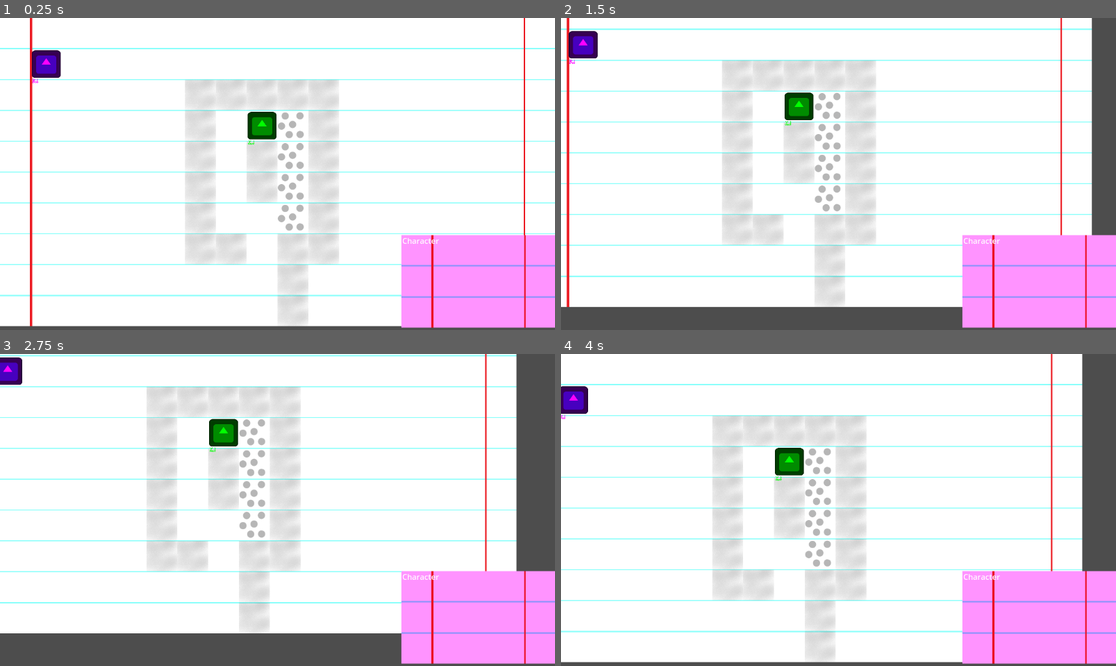
Above: before the commit, frames 1-4 (two rows, left to right).
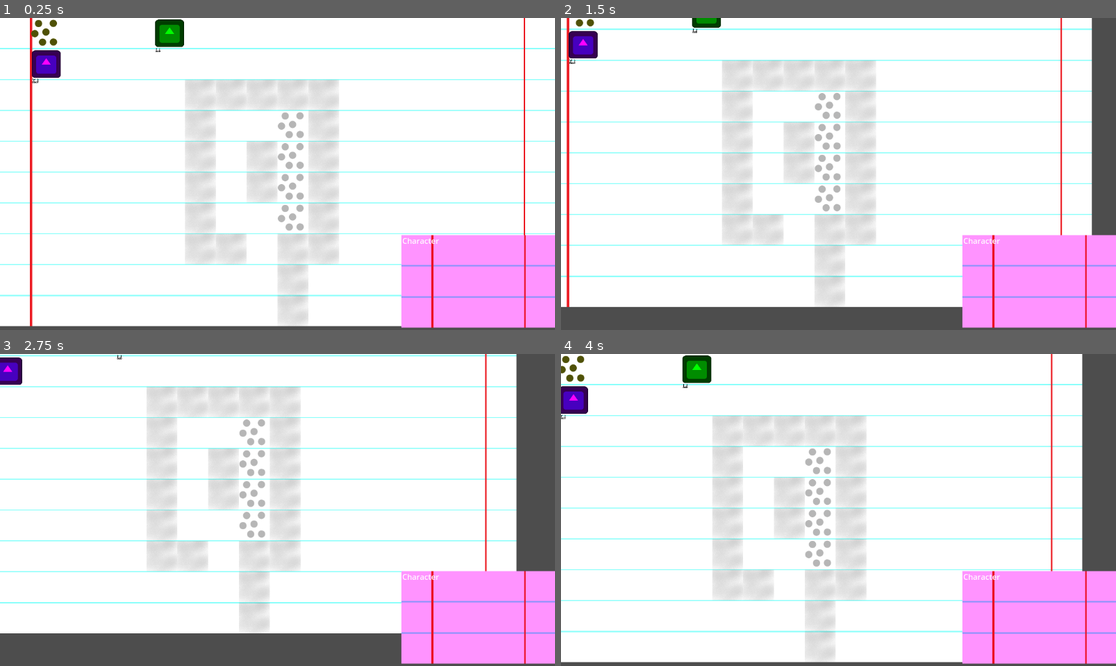
Above: after the commit, the same moments.

Repository: Deremade/CrayonMasters
Game: Godot game, scene res://camera.tscn
The game is run twice, just before and just after one commit, with the same random seed, the same clock (stepped at 60 frames per second) and the same inputs. The engine's default icon, where the game draws it, is replaced by a stand-in: a white triangle on a blue panel in a dark square.
Inputs (mouse positions are in pixels of both pictures, inside the frame that each line leads up to):
- Up to frame 1 (0.25 s): no input
- Up to frame 2 (1.5 s): tap Enter at 0.5 s; move the mouse to (960, 158) at 0.52 s; press the mouse at (960, 158) at 0.53 s; hold Right (ui_right) 0.53-1.28 s; tap Space at 1.25 s; move the mouse to (727, 189) at 1.27 s; release the mouse at (727, 189) at 1.28 s; hold Down (ui_down) from 1.28 s (still down); click (727, 189) at 1.35 s
- Up to frame 3 (2.75 s): tap Enter at 2 s; move the mouse to (333, 441) at 2.02 s; release Down (ui_down) at 2.03 s; press the mouse at (333, 441) at 2.03 s; hold Right (ui_right) from 2.03 s (still down)
- Up to frame 4 (4 s): tap Space at 2.75 s; move the mouse to (810, 572) at 2.77 s; release Right (ui_right) at 2.78 s; release the mouse at (810, 572) at 2.78 s; hold Up (ui_up) 2.78-3.53 s; click (810, 572) at 2.85 s; tap Enter at 3.5 s; move the mouse to (1005, 556) at 3.52 s; press the mouse at (1005, 556) at 3.53 s; hold Left (ui_left) from 3.53 s (still down)

The runs differ from the first frame. In frame 1, 1.1% of the frame differs, in the area x 5-50%, y 0-41%; in frame 2, 0.7%; in frame 3, 0.5%; in frame 4, 1.1%.

Commit message:
Basic Control Implementation
Player can control the characters and do basic actions (all print, no real effects)

This commit only deals with the basic control framework, and most of it is planned to be changed in the future

Diff:
--- /dev/null
+++ b/Characters/Abilities/Ability.gd
@@ -0,0 +1,13 @@
+class_name Ability extends Resource
+var name : String
+var reach : int
+
+func _init(set_name, set_reach):
+	name = set_name
+	reach = set_reach
+
+func _to_string():
+	return name
+
+func use_ability(tile : Tile):
+	pass
--- /dev/null
+++ b/Characters/Character.gd
@@ -0,0 +1,91 @@
+class_name Character extends MapItem
+
+#Movement
+var cur_path : Array
+var moves = 5
+#Actions
+var actions = 1
+var selcted_ability : Ability
+var is_moving : bool = false
+#Turns
+var is_turn : bool = false : set = set_turn
+signal change_turn
+
+#Character info
+@export var char_name : String
+
+func _ready():
+	grid_pos = start_pos
+	$RichTextLabel.text = char_name
+
+func continue_path():
+	if(moves > 0 && cur_path != []):
+		grid_pos = cur_path[0]
+		cur_path.remove_at(0)
+		moves -= 1
+	else:
+		$Timer.stop()
+
+func start_movement():
+	$Timer.start()
+
+func set_grid_pos(new_pos):
+	grid_pos = new_pos
+	position = (grid_pos*64)+Vector2i(32,32)
+
+func calc_tile_cost(tile : Tile):
+	return tile.cost
+
+func _on_paper_select_tile(t):
+	if(is_moving):
+		cur_path = get_parent().get_node("Paper").map_path(self, t)
+		start_movement()
+	if(selcted_ability != null):
+		selcted_ability.use_ability(t)
+
+func _on_timer_timeout():
+	continue_path()
+
+func set_turn(turn):
+	if(turn):
+		moves = 5
+		actions = 1
+	else :
+		if(cur_path != []):
+			start_movement()
+		is_moving = false
+		player_deselects_ability()
+	change_turn.emit(turn)
+	is_turn = turn
+
+func get_characters(reach = -1):
+	return get_parent().viable_targets(grid_pos, reach)
+
+func get_interactables(reach):
+	return get_parent().interactiables(grid_pos, reach)
+
+func player_selects_ability(a : Ability):
+	selcted_ability = a
+	for pt in get_characters(a.reach) :
+		pt.player_targeted(true)
+
+func player_deselects_ability():
+	selcted_ability = null
+	finish_ability(get_characters())
+
+func use_ability(target : Character):
+	if(actions > 0):
+		print(self, " uses ", selcted_ability, " on ", target)
+		actions -= 1
+	else :
+		print("NO ACTIONS AVAILABLE")
+
+func finish_ability(targets):
+	for t in targets:
+		t.player_targeted(false)
+
+func interact(item : Interactiable):
+	item.interact(self)
+
+func _to_string():
+	return char_name
--- a/Characters/Character.tscn
+++ b/Characters/Character.tscn
@@ -1,19 +1,21 @@
-[gd_scene load_steps=4 format=3 uid="uid://bgp7v5wavpurg"]
+[gd_scene load_steps=5 format=3 uid="uid://bgp7v5wavpurg"]
 
 [ext_resource type="Texture2D" uid="uid://s7caqo2ckcrj" path="res://Characters/icon.svg" id="1_ikga5"]
-[ext_resource type="Script" path="res://Notebook/MapItem.gd" id="2_6bs5p"]
+[ext_resource type="Script" path="res://Characters/Character.gd" id="2_47b8u"]
 [ext_resource type="FontFile" uid="uid://cbxwol3v7r4ak" path="res://DarksideoftheMourning.otf" id="3_har8s"]
+[ext_resource type="Texture2D" uid="uid://dr2hrvbgjh7sd" path="res://Characters/TargetCircle.png" id="4_6vhsm"]
 
 [node name="Character" type="Sprite2D"]
 position = Vector2(34, 32)
 scale = Vector2(0.472656, 0.445313)
 texture = ExtResource("1_ikga5")
-script = ExtResource("2_6bs5p")
+script = ExtResource("2_47b8u")
 
 [node name="Timer" type="Timer" parent="."]
 wait_time = 0.2
 
 [node name="RichTextLabel" type="RichTextLabel" parent="."]
+self_modulate = Color(0, 0, 0, 1)
 clip_contents = false
 offset_left = -61.3554
 offset_top = 62.8771
@@ -23,4 +25,10 @@
 theme_override_font_sizes/normal_font_size = 29
 text = "Character"
 
+[node name="TargetCircle" type="Sprite2D" parent="."]
+visible = false
+modulate = Color(1, 0, 0, 1)
+scale = Vector2(2, 2)
+texture = ExtResource("4_6vhsm")
+
 [connection signal="timeout" from="Timer" to="." method="_on_timer_timeout"]
--- a/NoteCard/NoteCard.gd
+++ b/NoteCard/NoteCard.gd
@@ -1,7 +1,7 @@
 extends Container
 var TabNode : PackedScene = load("res://NoteCard/tab.tscn")
 var xpand_data = {
-	"Inventory" : ["Melee Weapon", "Rangd Weapon", "Health Potion"],
+	"Inventory" : [Ability.new("Melee Weapon", 1), Ability.new("Ranged Weapon", 10), Ability.new("Health Potion", 1)],
 	"Abilities" : ["Dash", "Fire"],
 	"Fire" : ["FireBall", "FireWall", "Light Fire"]
 }
@@ -11,12 +11,18 @@
 	1 : [],
 	2 : []
 }
+var is_targeting = false
 
 func _ready():
 	$Button.position = Vector2(225, 0)
 
 func move(button_pressed):
 	selected.is_moving = button_pressed
+
+func select_interact(button_pressed):
+	is_targeting = true
+	for i in selected.get_interactables(1):
+		i.player_targeted(true)
 
 func add_item(item_name, col, row):
 	var newTab = TabNode.instantiate()
@@ -26,12 +32,20 @@
 		newTab.set_tab_vars(item_name, false, [])
 	newTab.position = Vector2i(96*col, 32+(32*row))
 	newTab.connect("expand", on_expand.bind(col+1))
-	newTab.connect("select", on_select)
+	newTab.connect("check", on_check)
+
 	add_child(newTab)
 	cols[col].append(newTab)
 
 
 func _on_notebook_select_map_item(item):
+	if is_targeting:
+		if(item.can_target()):
+			if(item is Character):
+				selected.use_ability(item)
+			if(item is Interactiable):
+				selected.interact(item)
+		return
 	if selected != null :
 		selected.change_turn.disconnect(turn_operations)
 	selected = item
@@ -46,10 +60,19 @@
 		add_item(d, col, row)
 		row += 1
 
-func on_select(data, pressed):
+func on_check(data, pressed):
 	print(data, "  ", pressed)
-	if(data == "Move"):
-		move(pressed)
+	if(not data is Ability):
+		if(data == "Move"):
+			move(pressed)
+		if(data == "Interact"):
+			select_interact(pressed)
+	else :
+		is_targeting = pressed
+		if(is_targeting):
+			selected.player_selects_ability(data)
+		else :
+			selected.player_deselects_ability()
 
 func clear_col(num):
 	if(not cols.has(num)):
@@ -62,10 +85,12 @@
 func turn_operations(is_turn):
 	clear_col(0)
 	$Button.visible = is_turn
+	is_targeting = false
 	if is_turn:
 		add_item("Move", 0, 0)
-		add_item("Inventory", 0, 1)
-		add_item("Abilities", 0, 2)
+		add_item("Interact", 0, 1)
+		add_item("Inventory", 0, 2)
+		add_item("Abilities", 0, 3)
 
 func _on_button_pressed():
 	selected.is_turn = false
--- a/NoteCardTab.gd
+++ b/NoteCardTab.gd
@@ -1,11 +1,11 @@
 extends Control
 signal expand
-signal select
+signal check
 var expand_data = null
 var text
 
 func set_tab_vars(set_text, expandable = true, set_expand_data = null):
-	$RichTextLabel.text = set_text
+	$RichTextLabel.text = str(set_text)
 	$Button.visible = expandable
 	$CheckBox.visible = not expandable
 	expand_data = set_expand_data
@@ -16,5 +16,5 @@
 
 
 func _on_check_box_toggled(button_pressed):
-	select.emit(text, button_pressed)
+	check.emit(text, button_pressed)
 	pass # Replace with function body.
--- /dev/null
+++ b/Notebook/CollectableItem.gd
@@ -0,0 +1,10 @@
+class_name Collectable extends MapItem
+
+@export var item_type: String  # e.g., "health", "gold"
+@export var value: int = 1
+
+func interact(character: Character) -> void:
+	# Example: Grant the character some resource and remove the collectable
+	character.add_resource(item_type, value)
+	queue_free()
+	emit_signal("interacted", self)
--- /dev/null
+++ b/Notebook/InteractableItem.gd
@@ -0,0 +1,12 @@
+class_name Interactiable extends MapItem
+
+var is_solved: bool = false
+
+func interact(character: Character) -> void:
+	print("Interacted")
+	if not is_solved:
+		# Simple random pass/fail for now
+		is_solved = randf() > 0.5
+		if is_solved:
+			emit_signal("interacted", self)
+			# Example: Unlock something
--- a/Notebook/MapItem.gd
+++ b/Notebook/MapItem.gd
@@ -1,50 +1,18 @@
 class_name MapItem extends Sprite2D
 
-var grid_pos : Vector2i : set = set_grid_pos
-var cur_path : Array
-var moves = 50
-var is_turn : bool = false : set = set_turn
-var is_moving : bool = false
-signal change_turn
-@export var char_name : String
-@export var start_pos : Vector2i
+var grid_pos: Vector2i : set = set_grid_pos
+@export var start_pos: Vector2i
+signal interacted(mapItem)
 
 func _ready():
 	grid_pos = start_pos
-	$RichTextLabel.text = char_name
 
-func continue_path():
-	if(moves > 0 && cur_path != []):
-		grid_pos = cur_path[0]
-		cur_path.remove_at(0)
-		moves -= 1
-	else:
-		$Timer.stop()
+func set_grid_pos(new_pos: Vector2i):
+	grid_pos = new_pos
+	position = (grid_pos * 64) + Vector2i(32, 32)
 
-func start_movement():
-	$Timer.start()
+func player_targeted(is_target):
+	$TargetCircle.visible = is_target
 
-func set_grid_pos(new_pos):
-	grid_pos = new_pos
-	position = (grid_pos*64)+Vector2i(32,32)
-
-func calc_tile_cost(tile : Tile):
-	return tile.cost
-
-func _on_paper_select_tile(t):
-	if(is_moving):
-		cur_path = get_parent().get_node("Paper").map_path(self, t)
-		start_movement()
-
-func _on_timer_timeout():
-	continue_path()
-
-func set_turn(turn):
-	if(turn):
-		moves = 5
-	else :
-		if(cur_path != []):
-			start_movement()
-		is_moving = false
-	change_turn.emit(turn)
-	is_turn = turn
+func can_target():
+	return $TargetCircle.visible
--- a/Notebook/Notebook.gd
+++ b/Notebook/Notebook.gd
@@ -2,6 +2,7 @@
 
 @onready var ink = $Paper/Ink
 @onready var turns = [$Icon, $Icon2]
+@onready var interactables = [$Sprite2D]
 var cur_turn = 0
 signal change_turn
 signal select_map_item
@@ -17,6 +18,21 @@
 	turns[cur_turn].is_turn = true
 	change_turn.emit(cur_turn)
 
-
 func _on_paper_select_map_item(item):
 	select_map_item.emit(item)
+
+func viable_targets(start, reach = -1):
+	var viable = []
+	if(reach == -1):
+		return turns
+	for character in turns:
+		if($Paper.can_target(start, character.grid_pos, reach)):
+			viable.append(character)
+	return viable
+
+func interactiables(start, reach):
+	var viable = []
+	for i in interactables:
+		if($Paper.can_target(start, i.grid_pos, reach)):
+			viable.append(i)
+	return viable
--- a/Notebook/Paper.gd
+++ b/Notebook/Paper.gd
@@ -9,22 +9,25 @@
 	for x in range(map_size.x):
 		tiles.append([])
 		for y in range(map_size.y):
-			tiles[x].append(Tile.new($Ink.get_cell_source_id(0, Vector2i(x, y))))
+			tiles[x].append(Tile.new(Vector2i(x, y), $Ink.get_cell_source_id(0, Vector2i(x, y)), self))
 
 func _unhandled_input(event):
 	if event.is_action_pressed("left_click"):
 		var grid_position = local_to_map(get_global_mouse_position())
-		select_tile.emit(grid_position)
+		select_tile.emit(tiles[grid_position.x][grid_position.y])
 		for item in get_parent().turns:
+			if(item.grid_pos == grid_position):
+				select_map_item.emit(item)
+		for item in get_parent().interactables:
 			if(item.grid_pos == grid_position):
 				select_map_item.emit(item)
 
 func map_paths(mi : MapItem):
 	return $Navigation.find_paths(mi)
 
-func map_path(mi : MapItem, destination : Vector2i):
+func map_path(mi : MapItem, destination : Tile):
 	var paths = map_paths(mi)
-	return $Navigation.find_path(paths[0], destination)
+	return $Navigation.find_path(paths[0], destination.pos)
 
 func is_visible_from(start: Vector2i, target: Vector2i) -> bool:
 	# Get the difference between start and target
@@ -57,3 +60,13 @@
 			return false
 
 	return true
+
+func can_target(start : Vector2i, target: Vector2i, reach : int) -> bool:
+	if((start-target).length() <= reach):
+		return is_visible_from(start, target)
+	return false
+
+func change_tile(tile : Tile):
+	print(tile.atlas)
+	$Ink.set_cell(0, tile.pos, tile.atlas, Vector2i(0,0))
+	pass
--- a/Notebook/Tile.gd
+++ b/Notebook/Tile.gd
@@ -1,8 +1,14 @@
 class_name Tile
 
 var cost = 1
+var atlas
+signal change_type
+var pos : Vector2i
 
-func _init(atlas):
+func _init(set_pos, set_atlas, paper):
+	change_type.connect(Callable(paper, "change_tile"))
+	atlas = set_atlas
+	pos = set_pos
 	if(atlas == 0):
 		cost= INF
 	if(atlas == 1):
@@ -10,3 +16,11 @@
 
 func is_visible():
 	return cost != INF
+
+func change_tile(new_atlas):
+	atlas = new_atlas
+	if(atlas == 0):
+		cost= INF
+	if(atlas == 1):
+		cost = 2
+	change_type.emit(self)
--- a/Notebook/notebook.tscn
+++ b/Notebook/notebook.tscn
@@ -7,6 +7,8 @@
 [ext_resource type="Texture2D" uid="uid://bp7lh1xef6arg" path="res://Notebook/rocks.png" id="5_pqcoo"]
 [ext_resource type="Script" path="res://Notebook/Navigation.gd" id="6_drquv"]
 [ext_resource type="PackedScene" uid="uid://bgp7v5wavpurg" path="res://Characters/Character.tscn" id="7_bcldc"]
+[ext_resource type="Script" path="res://Notebook/InteractableItem.gd" id="8_72ebb"]
+[ext_resource type="Texture2D" uid="uid://dr2hrvbgjh7sd" path="res://Characters/TargetCircle.png" id="9_vefeu"]
 
 [sub_resource type="TileSetAtlasSource" id="TileSetAtlasSource_eu2bq"]
 texture = ExtResource("2_ww22m")
@@ -72,16 +74,29 @@
 script = ExtResource("6_drquv")
 
 [node name="Icon" parent="." instance=ExtResource("7_bcldc")]
-modulate = Color(1, 0, 1, 1)
+self_modulate = Color(1, 0, 1, 1)
 position = Vector2(31, 31)
-char_name = "Bob"
+char_name = "Jack"
 start_pos = Vector2i(1, 1)
 
 [node name="Icon2" parent="." instance=ExtResource("7_bcldc")]
-modulate = Color(0, 1, 0, 1)
+self_modulate = Color(0, 1, 0, 1)
 position = Vector2(103, 33)
-char_name = "Jack"
-start_pos = Vector2i(8, 3)
+char_name = "bob"
+start_pos = Vector2i(5, 0)
+
+[node name="Sprite2D" type="Sprite2D" parent="."]
+modulate = Color(0.894118, 0.921569, 0.0823529, 1)
+texture = ExtResource("5_pqcoo")
+script = ExtResource("8_72ebb")
+start_pos = Vector2i(1, 0)
+
+[node name="TargetCircle" type="Sprite2D" parent="Sprite2D"]
+visible = false
+modulate = Color(1, 0, 0, 1)
+position = Vector2(2, -3.5)
+scale = Vector2(0.956522, 0.858696)
+texture = ExtResource("9_vefeu")
 
 [connection signal="select_map_item" from="Paper" to="." method="_on_paper_select_map_item"]
 [connection signal="select_tile" from="Paper" to="Icon" method="_on_paper_select_tile"]
Binary file added: Characters/TargetCircle.png
Not shown, added: Characters/TargetCircle.png.import
Not shown: 1 places in Notebook/notebook.tscn that only renumber resources
